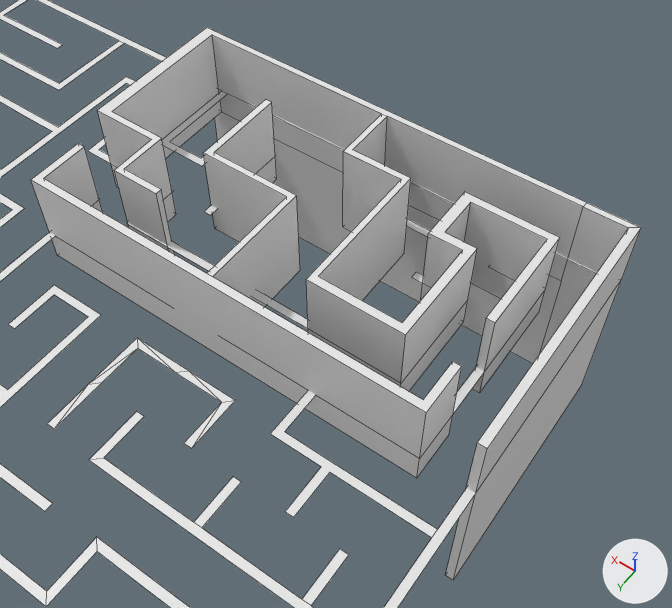
Renders of the Blender file gamejam_31.5.2025/models/DRON_MAZE.blend from each side of a commit.
Both versions are drawn from a camera (50 mm lens) standing at (-3.03, 0.39, 3.22) and looking at (-1.42, -1.86, -0.31). Lighting does not change. The marker at lower right points along +X, +Y and +Z. Mesh edges are drawn as thin lines.

Names of what the first picture shows: 'Mazev0', 'Plane'.
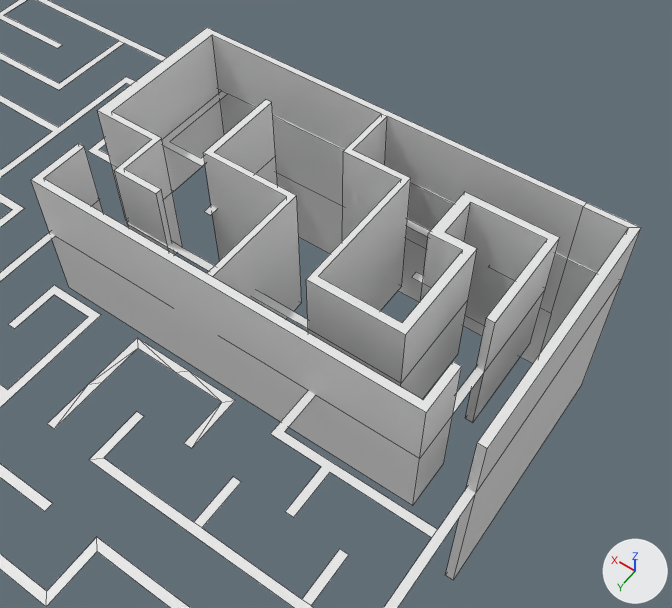
Edits to the bpy script that builds the scene:
```text
Change me_plane_001:
    where me_plane_001.from_pydata(...)  # 109 vertices, 69 faces; spans x -0.61..0.68, y -1.44..0.94, z -0.86..0.34
    used by ob_plane; location = (-1.082, -1.837, 0.0); rotation_euler = (0.0, 0.0, -1.571), in degrees (0, 0, -90)
    me_plane_001 part 1: all 49 vertices in x -0.61..0.68, y -1.19..0.94, z -0.16 are moved by (0.0, 0.0, -0.25)
```

What differs and where, as boxes (x1, y1, x2, y2) in the pictures (672 x 608 px; the box of a moved part takes in the faces that stretch with it):
part 1 of me_plane_001, moved or reshaped
    before: (49, 98, 564, 478)
    after: (49, 98, 564, 506)
